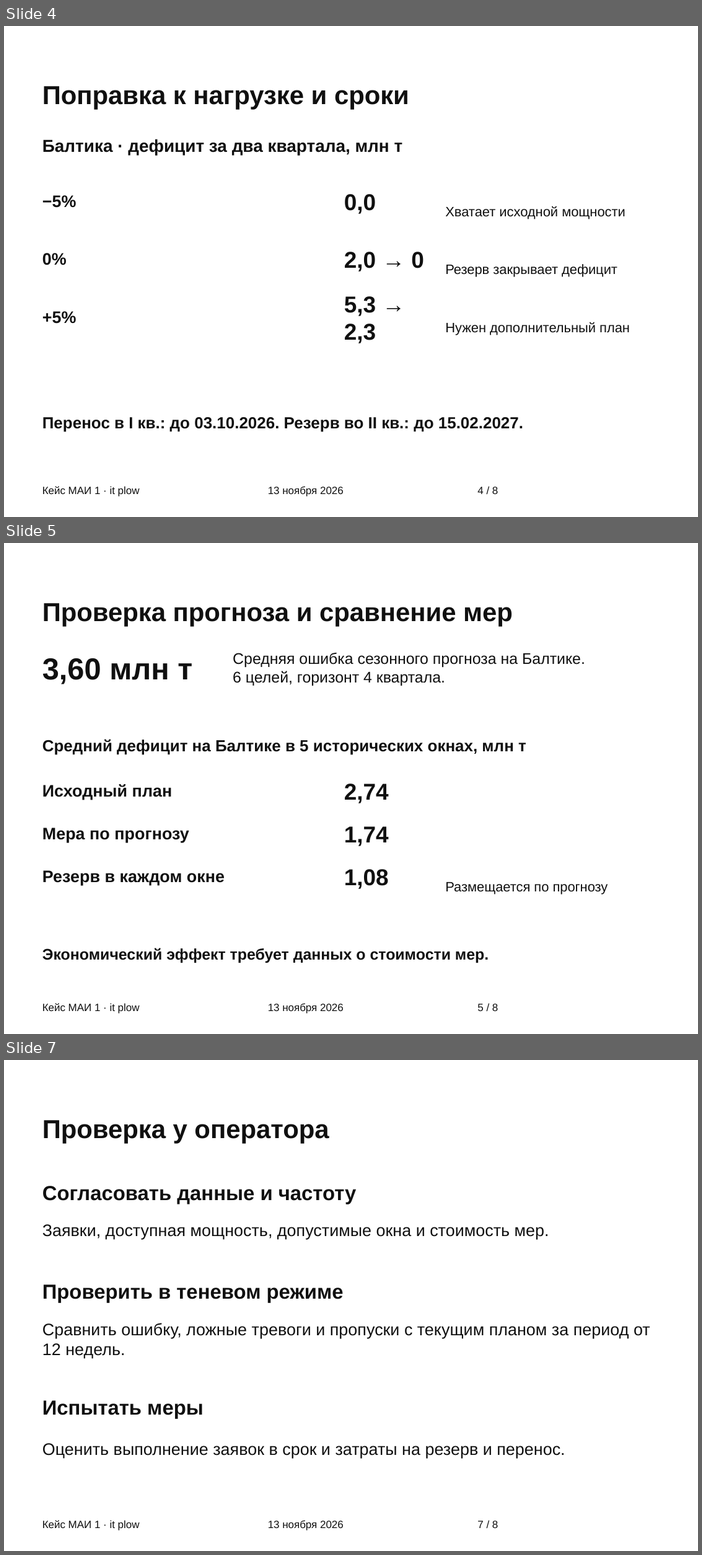
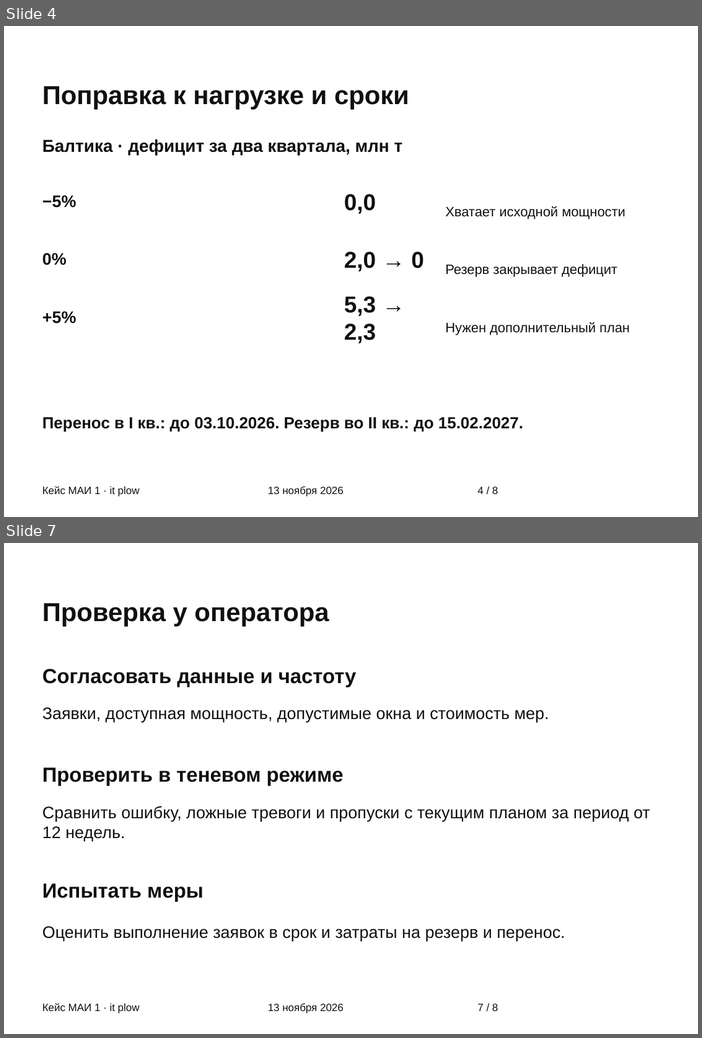
Before and after one commit to Maximoff35/mai-transport-forecast, a slide deck: 02 Защита/Защита.pptx. Shown one above the other, each under a label of ours: slides 4, 5 and 7 before the commit, slides 4 and 7 after it; the slides between them are not shown. The pictures are 702x1555 and 702x1038 pixels, drawn with LibreOffice and Linux fonts; fonts in the diff are those of the drawing. Boxes give left, top, right and bottom in pixels: in the first picture for what was removed or moved away, otherwise in the second. Text is boxed around its words. In the diff, an @@ line names an element or a change of style, - is before the commit and + after.

```diff
--- a/02 Защита/Защита.pptx
+++ b/02 Защита/Защита.pptx
@@ slide 5 removed at [4,543,698,1034], background #FFFFFF @@
@@ text removed at [42,603,513,626] @@
-Проверка прогноза и сравнение мер
@@ text removed at [233,653,586,686] @@
-Средняя ошибка сезонного прогноза на Балтике.
-6 целей, горизонт 4 квартала.
@@ text removed at [42,658,192,684] @@
-3,60 млн т
@@ text removed at [42,739,527,755] @@
-Средний дефицит на Балтике в 5 исторических окнах, млн т
@@ text removed at [42,784,173,800] @@
-Исходный план
@@ text removed at [344,784,389,803] @@
-2,74
@@ text removed at [42,828,189,842] @@
-Мера по прогнозу
@@ text removed at [344,826,389,846] @@
-1,74
@@ text removed at [42,870,225,885] @@
-Резерв в каждом окне
@@ text removed at [344,869,389,889] @@
-1,08
@@ text removed at [445,882,608,895] @@
-Размещается по прогнозу
@@ text removed at [42,948,489,963] @@
-Экономический эффект требует данных о стоимости мер.
@@ text removed at [42,1003,498,1014] @@
-Кейс МАИ 1 · it plow 13 ноября 2026 5 / 8
```
Also in this commit, not shown: 1 slide changed, 1 slide added, 7 other files.
